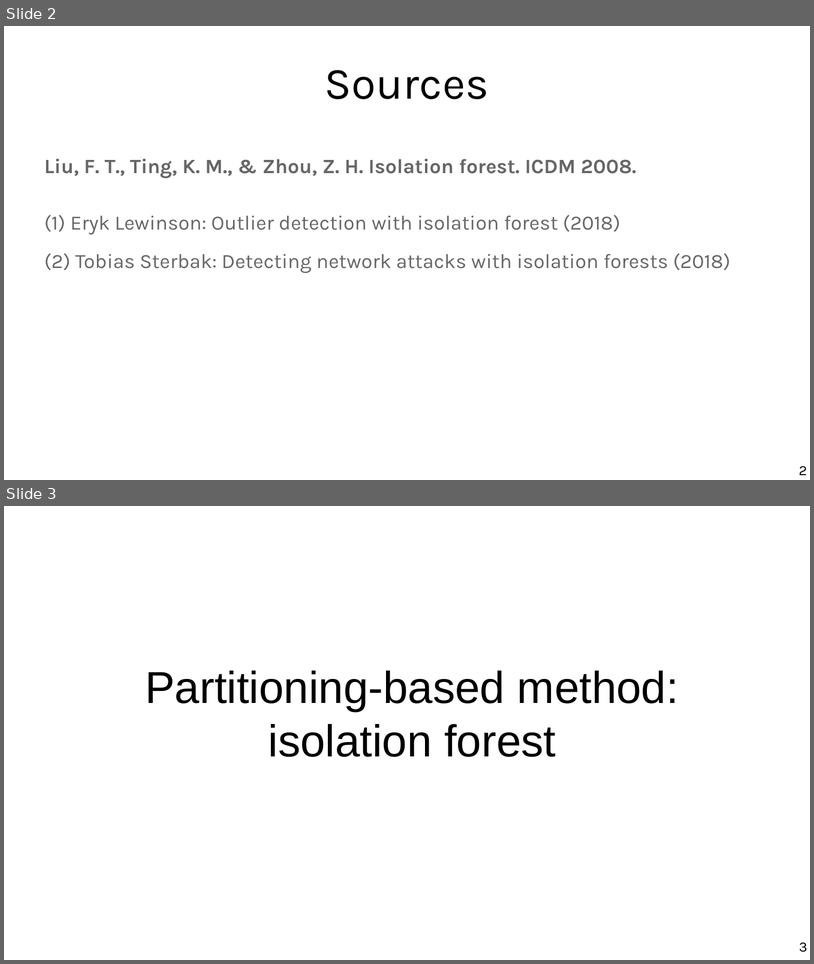
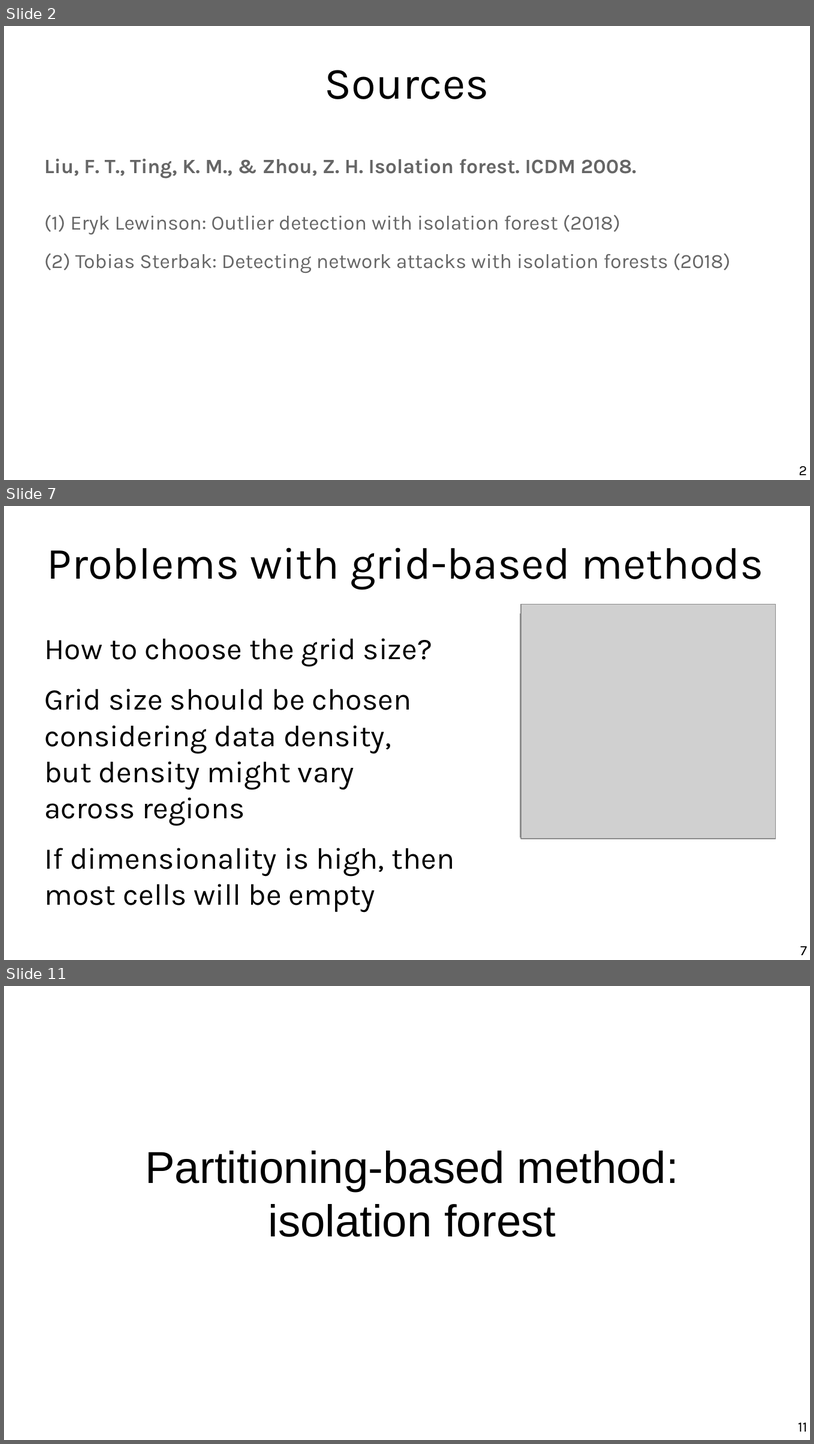
Before and after one commit to marco-calautti/data-mining-course, a slide deck: theory/odp/tt21_outliers_isolation.odp. Shown one above the other, each under a label of ours: slides 2 and 3 before the commit, slides 2, 7 and 11 after it; the slides between them are not shown. The pictures are 814x964 and 814x1444 pixels, drawn with LibreOffice and Linux fonts; fonts in the diff are those of the drawing; grey boxes stand for pictures. Boxes give left, top, right and bottom in pixels: in the first picture for what was removed or moved away, otherwise in the second. Text is boxed around its words. In the diff, an @@ line names an element or a change of style, - is before the commit and + after.

```diff
--- a/theory/odp/tt21_outliers_isolation.odp
+++ b/theory/odp/tt21_outliers_isolation.odp
@@ slide 7 added at [4,506,810,960], background #FFFFFF @@
@@ title added at [47,547,764,589], 44 pt, text #000000 @@
+Problems with grid-based methods
@@ picture added at [521,613,771,837] @@
@@ picture added at [521,604,776,838] @@
@@ text added at [44,638,455,912], 29.6 pt, text #000000 @@
+How to choose the grid size?
+Grid size should be chosen
+considering data density,
+but density might vary
+across regions
+If dimensionality is high, then
+most cells will be empty
@@ page number added at [801,946,807,955], 14 pt, text #000000 @@
+7
@@ what was slide 3 is now slide 11 @@
@@ page number at [798,1422,808,1431]: text changed @@
-3
+11
```
Also in this commit, not shown: 11 slides changed, 8 other slides added, 1 slide removed, 2 other files.
